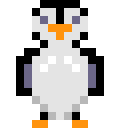
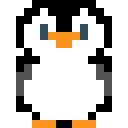
Two versions of the same layered image (128 x 128). Layer-by-layer changes:
renamed "penguin.gif" to "Untitled_Artwork.png", painted on it over (x1=16, y1=0, x2=112, y2=128)
